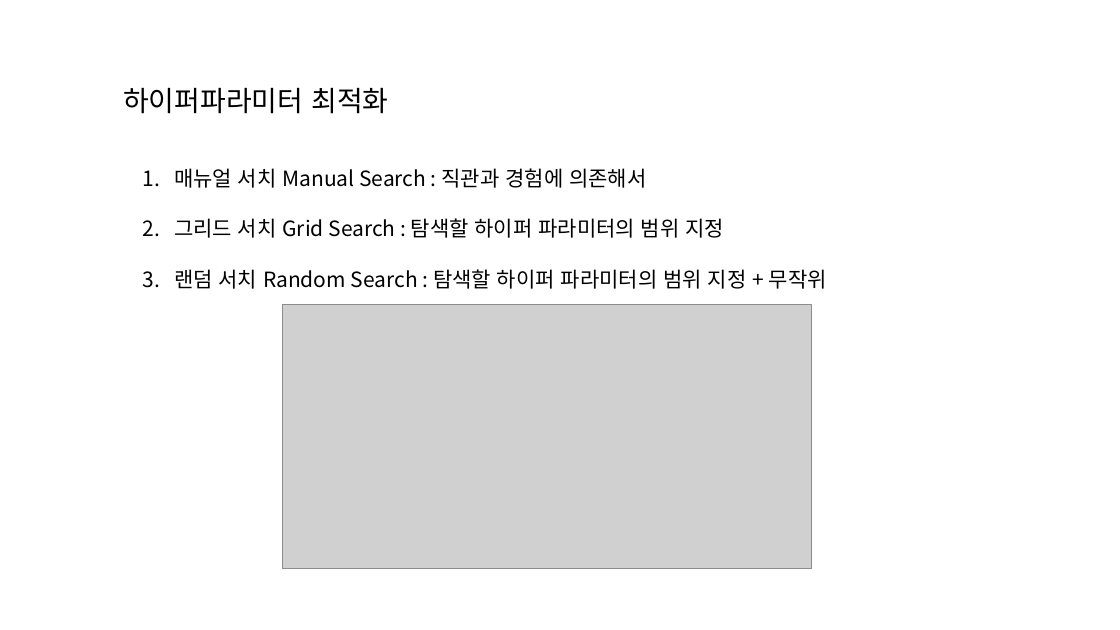
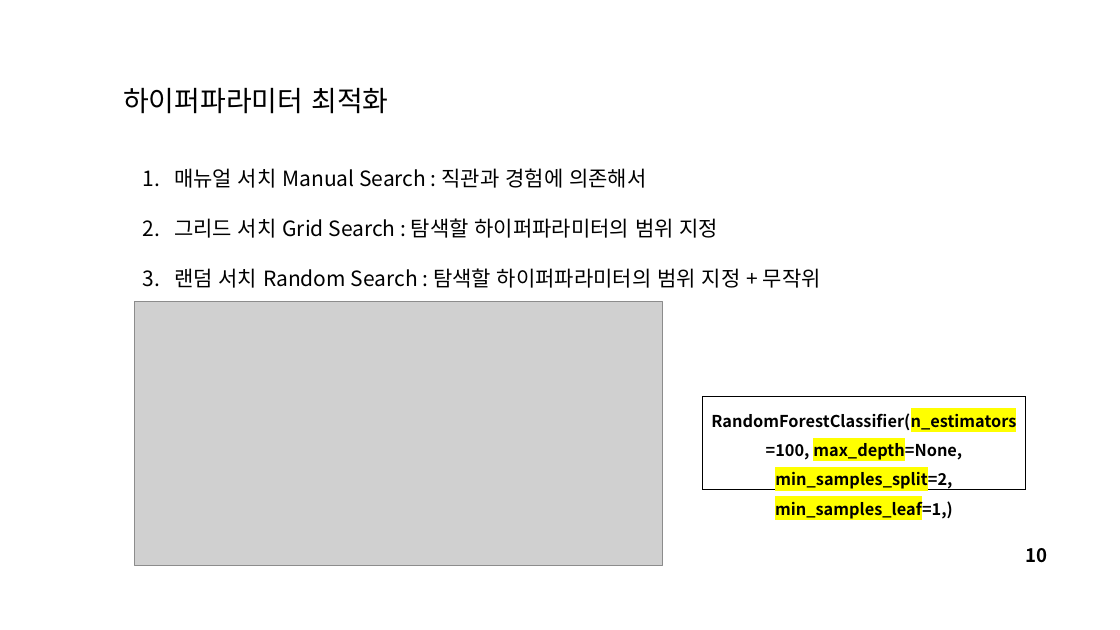
Before and after one commit to lsj7087/22.09-23.08_Baf_Management, a slide deck: slide 11 of 220924_session3/220924_세션3_모델평가_하이퍼파라미터튜닝.pptx (slide 9 before the commit). Drawn at 1120x630 pixels with LibreOffice and Linux fonts; fonts in the diff are those of the drawing; grey boxes stand for pictures; background and template pictures are left out. Boxes give left, top, right and bottom in pixels: in the first picture for what was removed or moved away, otherwise in the second. Text is boxed around its words. In the diff, an @@ line names an element or a change of style, - is before the commit and + after.

```diff
--- a/220924_session3/220924_세션3_모델평가_하이퍼파라미터튜닝.pptx
+++ b/220924_session3/220924_세션3_모델평가_하이퍼파라미터튜닝.pptx
@@ text at [174, 218, 821, 288]: spaces changed @@
-2. 그리드 서치 Grid Search : 탐색할 하이퍼 파라미터의 범위 지정
-3. 랜덤 서치 Random Search : 탐색할 하이퍼 파라미터의 범위 지정 + 무작위
+2. 그리드 서치 Grid Search : 탐색할 하이퍼파라미터의 범위 지정
+3. 랜덤 서치 Random Search : 탐색할 하이퍼파라미터의 범위 지정 + 무작위
@@ picture: place and size @@
-picture at [283, 304, 812, 569]
+picture at [134, 302, 663, 566]
@@ rectangle added at [703, 397, 1026, 490], outline #000000 0.75 pt, 14 pt, text #000000, bold @@
+RandomForestClassifier(n_estimators=100, max_depth=None, min_samples_split=2, min_samples_leaf=1,)
@@ page number added at [1025, 548, 1047, 563], 16 pt, text #000000, bold @@
+10
```
Also in this commit, not shown: 10 other slides changed, 2 slides added, 1 other file.
